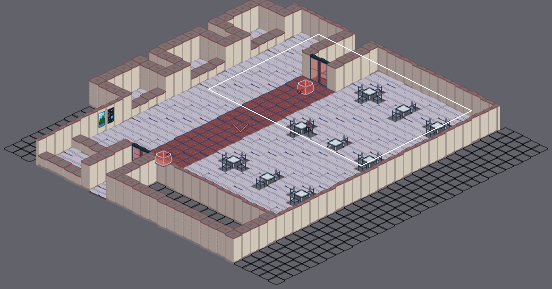
An edit to a level. Tiled map, scratch/floor2-cafeteria.tmx. The picture above shows the old version from afar; the outline marks the close-up.
Close-up. Before:
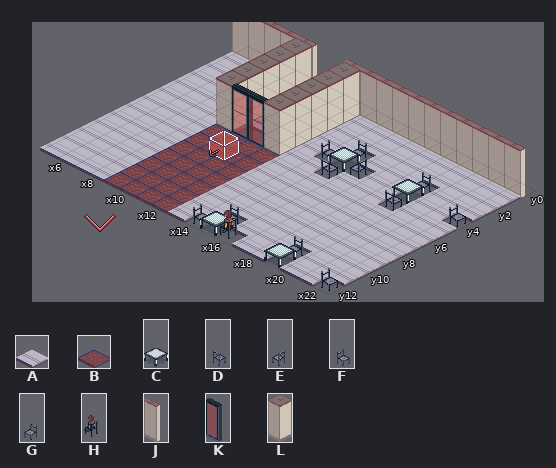
Cells are 32x16 px. Isometric: x runs down to the right, y down to the left. Shown: x 5..22, y 0..12. The commit also changed other parts of the map, which this record leaves out. Tiles whose own drawing changed are shown in their newer look in all pictures.
Key: from "floors": A 1, B 7; from "props": C 14, D 15, E 16, F 17, G 18, H 19; from "walls": J 1, K 14, L 15.
_ is an empty cell.
Layer "Tiles" before, first column x 5:
 0 JJJJJAAJJJJJJJJJJJ
 1 AAAALAALAAAAAAAAAA
 2 AAAALAALAAAAAAAAAA
 3 AAAALAALAAGAAAGAAA
 4 AAAALAALAFCEAACAAF
 5 AAAALKKLAADAAADAAA
 6 AAAABBBBAAAAAAAAAA
 7 AAAABBBBAAAAAAAAAA
 8 AAAABBBBAAAAAAAAAA
 9 AAAABBBBAAAAAAAAAA
10 AAAABBBBAAAAAAAAAA
11 AAAABBBBAAGAAAGAAA
12 AAAABBBBAFCHAACAAF
Once edited:
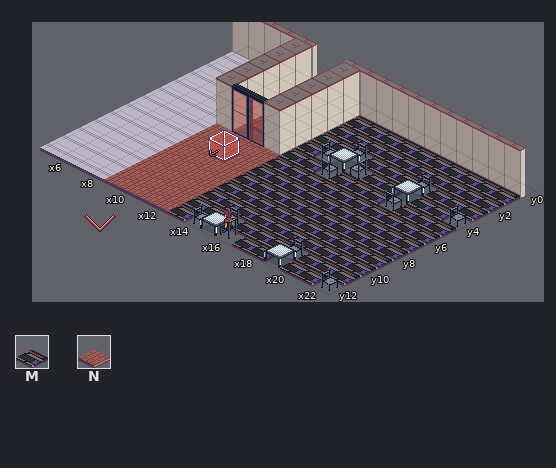
Further tiles: from "floors": M 8, N 11.
What changed:
Layer "Tiles":
Tile A gives way to tile M in rows 1 to 2 at x 13 to 22; in row 3 at x 13 to 14, 16 to 18 and 20 to 22; in row 4 at x 13, 17 to 18 and 20 to 21; in row 5 at x 13 to 14, 16 to 18 and 20 to 22; in rows 6 to 10 at x 13 to 22; in row 11 at x 13 to 14, 16 to 18 and 20 to 22.
Tile A gives way to tile M in row 12 at x 13, 17 to 18 and 20 to 21.
Tile A gives way to tile N in row 4 at x 10.
Tile B gives way to tile N in rows 6 to 12 at x 9 to 12.
Where, in picture pixels (left, top, right, bottom), the same in both close-ups:
changed: (104, 116, 520, 284)
